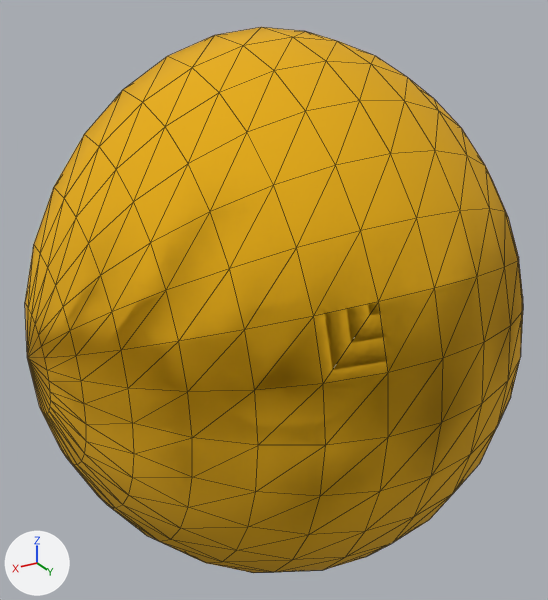
A saved change to the glTF model public/pacman.glb.
Both versions are drawn from a camera (50 mm lens) standing at (1.35, 2.33, 1.68) and looking at (0.15, 0.33, 0.67). Every picture has the same lights, and +X, +Y and +Z are marked at lower left. The first picture is the older version. Mesh edges are drawn as thin lines. Where no turn or scale is listed for an object, it has been applied to the vertices.

The older version as bpy lines, for what is in view:
```python
mat_yellow = principled_material('yellow')
mat_yellow.base_color = (0.8, 0.42, 0.0)  # yellow #e7ad00
mat_yellow.roughness = 1.0
me_sphere_001 = bpy.data.meshes.new('Sphere.001')
me_sphere_001.from_pydata(...)  # 257 vertices, 510 faces; spans x -0.9..0.9, y 0.0..1.0, z -1.0..1.0
# faces by material slot: [480, 30]
me_sphere_001.materials.append(mat_yellow)  # yellow #e7ad00
me_sphere_001.materials.append(mat_brown)  # brown #8a5c23
me_sphere_003 = bpy.data.meshes.new('Sphere.003')
me_sphere_003.from_pydata(...)  # 257 vertices, 510 faces; spans x -0.9..0.9, y 0.0..1.0, z -1.0..1.0
# faces by material slot: [480, 30]
me_sphere_003.materials.append(mat_yellow)  # yellow #e7ad00
me_sphere_003.materials.append(mat_brown)  # brown #8a5c23
ob_jaw_lower = bpy.data.objects.new('jaw-lower', me_sphere_001)
ob_jaw_lower.location = (0.0, 0.0, 0.512)
ob_jaw_upper = bpy.data.objects.new('jaw-upper', me_sphere_003)
ob_jaw_upper.location = (0.0, 0.0, 0.512)
```
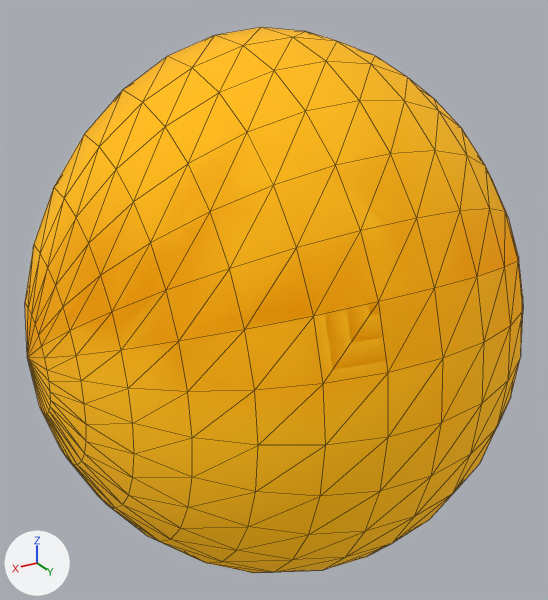
Boxes [x1, y1, x2, y2] around the edits, measured in the pictures (548 x 600 px):
'jaw-lower', recoloured, surface changed (yellow to brown): [25, 27, 523, 540] in both
'jaw-upper', recoloured, surface changed (yellow to brown): [25, 102, 523, 573] in both

Diff of the bpy script that builds the scene:
```diff
--- a/public/pacman.glb.py
+++ b/public/pacman.glb.py
@@ mat_yellow @@
 mat_yellow = principled_material('yellow')
-mat_yellow.base_color = (0.8, 0.42, 0.0)  # yellow #e7ad00
+mat_yellow.base_color = (0.799, 0.392, 0.0)  # yellow #e7a800
 mat_yellow.roughness = 1.0
+mat_yellow.emission_color = (0.24, 0.117, 0.0)  # yellow #866000
+mat_yellow.emission_strength = 1.0
```
